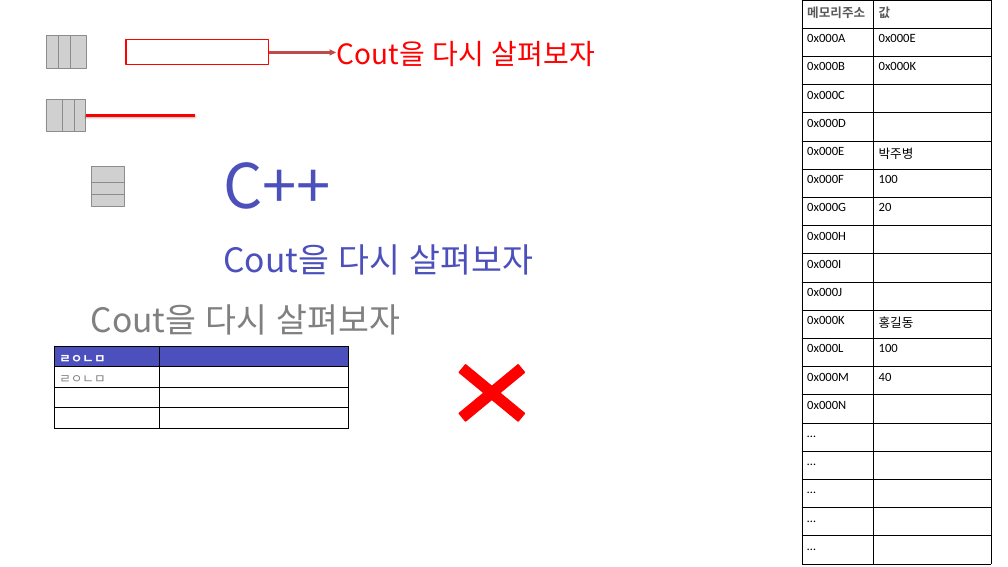
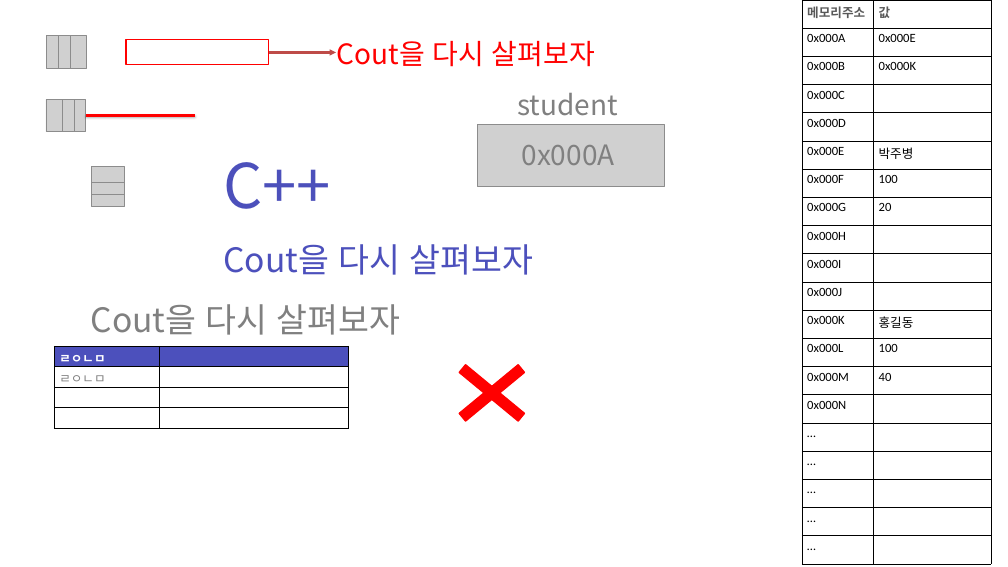
Before and after one commit to zest132/JavaLecture, a slide deck: slide 1 of JavaLecture/LectureFile/샘플.pptx. Drawn at 1008x567 pixels with LibreOffice and Linux fonts; fonts in the diff are those of the drawing; grey boxes stand for pictures. Boxes give left, top, right and bottom in pixels: in the first picture for what was removed or moved away, otherwise in the second. Text is boxed around its words. In the diff, an @@ line names an element or a change of style, - is before the commit and + after.

```diff
--- a/JavaLecture/LectureFile/샘플.pptx
+++ b/JavaLecture/LectureFile/샘플.pptx
@@ text added at (517, 93, 617, 116), 40 pt, text #808080 @@
+student
@@ picture added at (477, 124, 664, 186) @@
@@ text added at (522, 144, 615, 165), 40 pt, text #808080 @@
+0x000A
```
Also in this commit, not shown: 2 other files.
